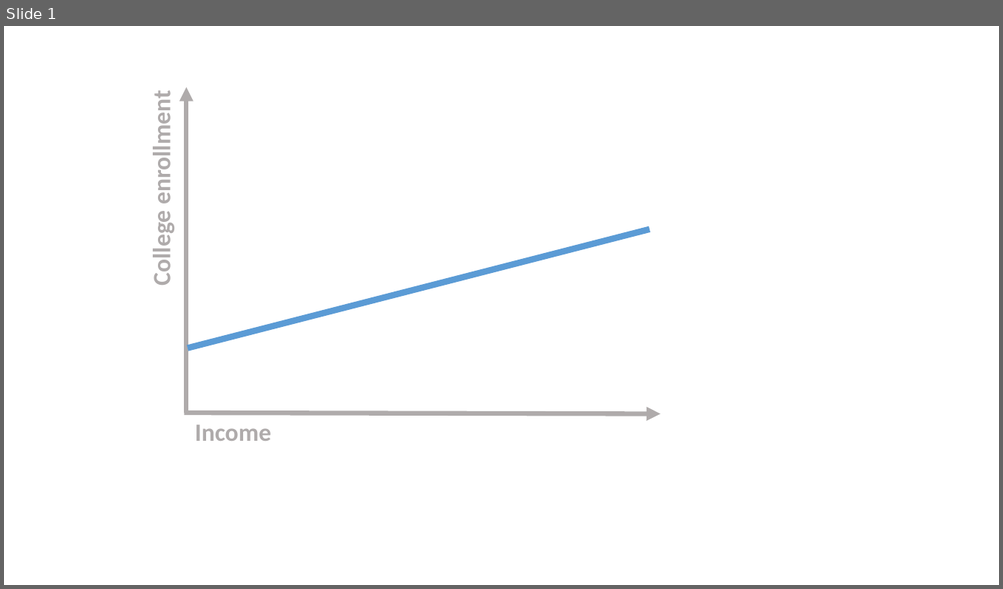
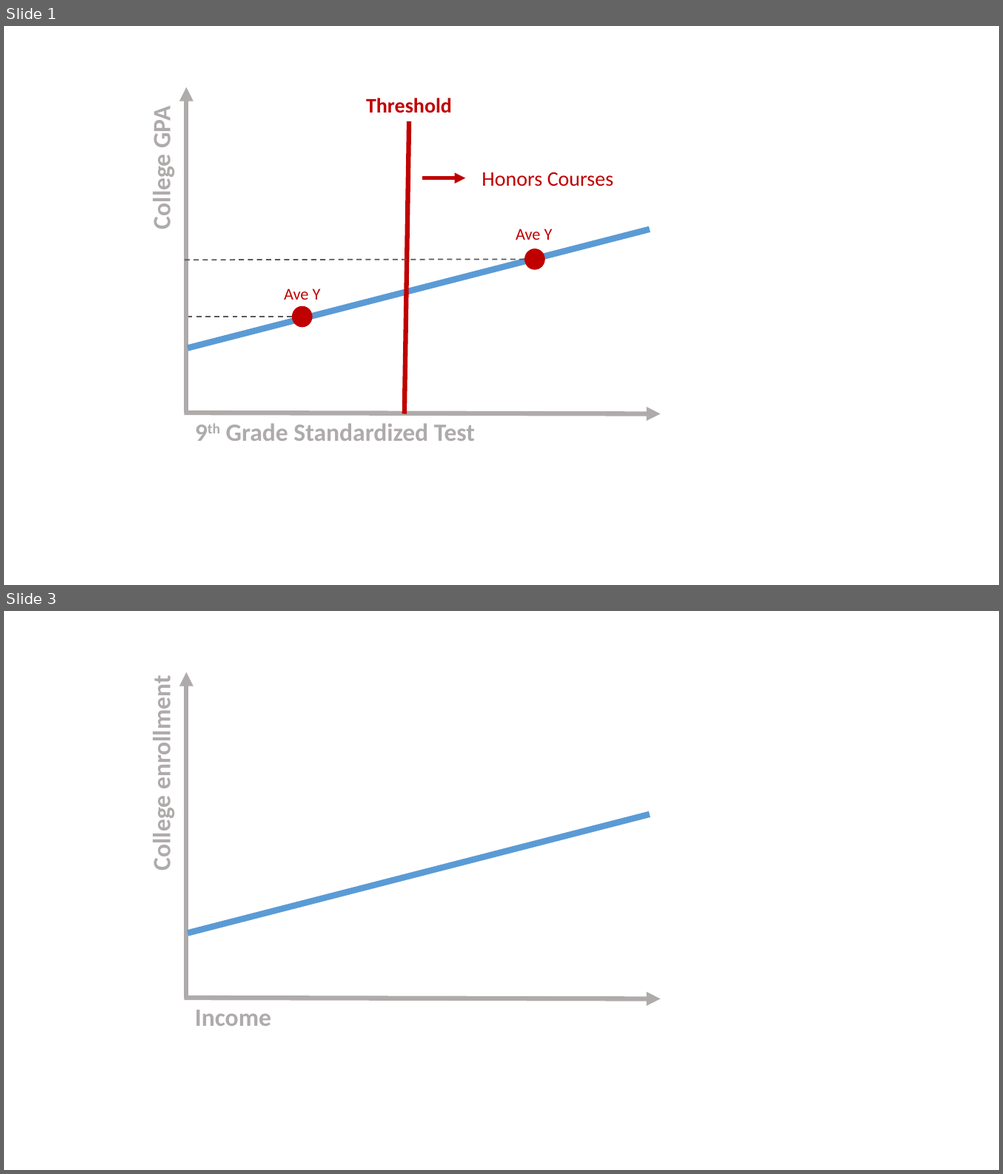
Before and after one commit to DS4PS/pe4ps-textbook, a slide deck: FIGURE/RegDisc/RegDiscontinuity.pptx. Shown one above the other, each under a label of ours: slide 1 before the commit, slides 1 and 3 after it; the slides between them are not shown. The pictures are 1003x589 and 1003x1174 pixels, drawn with LibreOffice and Linux fonts; fonts in the diff are those of the drawing. Boxes give left, top, right and bottom in pixels: in the first picture for what was removed or moved away, otherwise in the second. Text is boxed around its words. In the diff, an @@ line names an element or a change of style, - is before the commit and + after.

```diff
--- a/FIGURE/RegDisc/RegDiscontinuity.pptx
+++ b/FIGURE/RegDisc/RegDiscontinuity.pptx
@@ slide 1 added at (x1=4, y1=26, x2=999, y2=585), background #FFFFFF @@
@@ arrow added from (186, 413) to (186, 87), #AFABAB 4.5 pt @@
@@ text added at (x1=147, y1=110, x2=177, y2=227), 24 pt, text #AFABAB, bold @@
+College GPA
@@ text added at (x1=366, y1=98, x2=452, y2=113), 20 pt, text #C00000, bold @@
+Threshold
@@ line added from (409, 121) to (404, 414), #C00000 4.5 pt @@
@@ arrow added from (423, 178) to (465, 178), #C00000 3.5 pt @@
@@ text added at (x1=481, y1=172, x2=614, y2=187), 20 pt, text #C00000 @@
+Honors Courses
@@ line added from (188, 349) to (649, 230), #5B9BD5 6 pt @@
@@ text added at (x1=515, y1=229, x2=552, y2=240), 16 pt, text #C00000 @@
+Ave Y
@@ line added from (524, 260) to (185, 261), #595959 1.25 pt dashed @@
@@ ellipse added at (x1=524, y1=249, x2=545, y2=270), fill #C00000 @@
@@ text added at (x1=284, y1=289, x2=321, y2=300), 16 pt, text #C00000 @@
+Ave Y
@@ ellipse added at (x1=292, y1=306, x2=313, y2=327), fill #C00000 @@
@@ line added from (292, 317) to (188, 317), #595959 1.25 pt dashed @@
@@ arrow added from (185, 413) to (660, 414), #AFABAB 4.5 pt @@
@@ text added at (x1=226, y1=423, x2=475, y2=441), 24 pt, text #AFABAB, bold @@
+9th Grade Standardized Test
@@ what was slide 1 is now slide 3 @@
```
Also in this commit, not shown: 1 other slide added.
